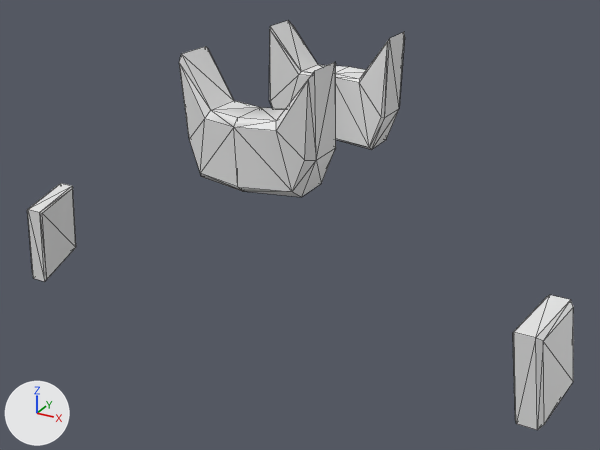
The OBJ model assets/meshes/mech2/torso/pelvis_blue.obj, before and after one commit.
Both versions are drawn from a camera (50 mm lens) standing at (4.65, -8.45, 6.1) and looking at (0.12, -0.2, 1.98). Lighting does not change. The marker at lower left points along +X, +Y and +Z. The older version comes first. Mesh edges are drawn as thin lines. Where no turn or scale is listed for an object, it has been applied to the vertices. Vertices at exactly the same position are counted once.

Names of what the first picture shows: 'pelvis_blue'.
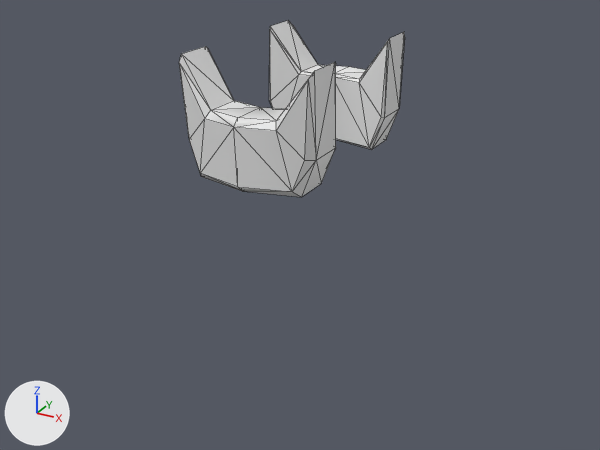
Diff of the bpy script that builds the scene:
```diff
--- a/assets/meshes/mech2/torso/pelvis_blue.obj.py
+++ b/assets/meshes/mech2/torso/pelvis_blue.obj.py
@@ me_pelvis_blue @@
 # used by ob_pelvis_blue; location = (0.0, 0.0, 0.0)
-me_pelvis_blue.from_pydata(...)  # 112 vertices, 220 faces; spans x -3.62..3.62, y -1.43..1.43, z 0.86..4.18
+me_pelvis_blue.from_pydata(...)  # 80 vertices, 164 faces; spans x -0.82..0.82, y -1.43..1.43, z 2.78..4.18
+# me_pelvis_blue part 1: the loose piece of 16 vertices spanning x 3.09..3.62, y -1.35..-0.53, z 0.86..2.0 is deleted
+# me_pelvis_blue part 2: the loose piece of 16 vertices spanning x -3.62..-3.09, y -1.35..-0.53, z 0.86..2.0 is deleted
```

Location of each change, [x1, y1, x2, y2] in pixels of the pictures (600 x 450 px):
'pelvis_blue', reshaped (59% narrower, 57% shorter): before [27, 21, 573, 430]; after [179, 21, 405, 197]
part 1 of me_pelvis_blue, deleted: before [513, 295, 573, 430]
part 2 of me_pelvis_blue, deleted: before [27, 183, 76, 282]
